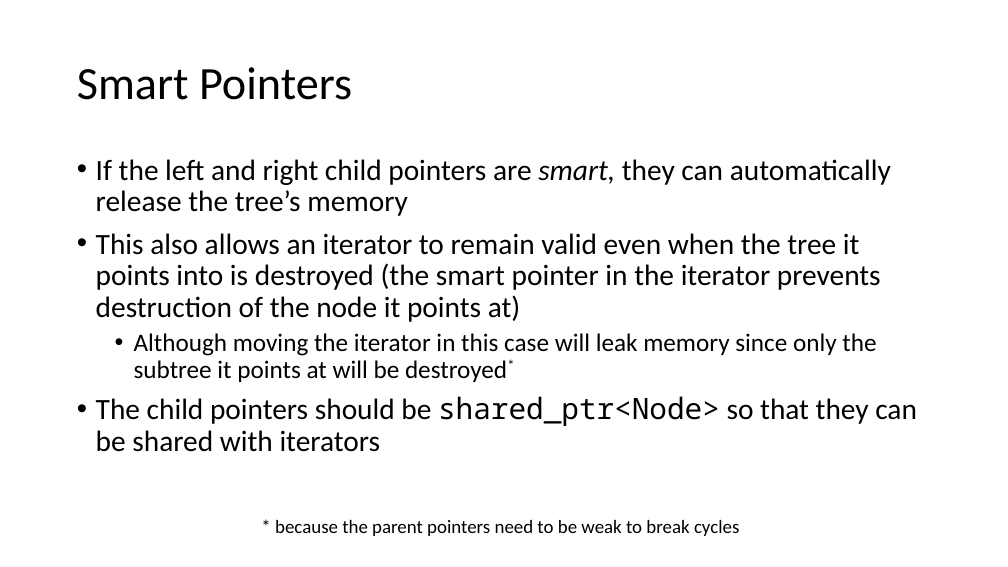
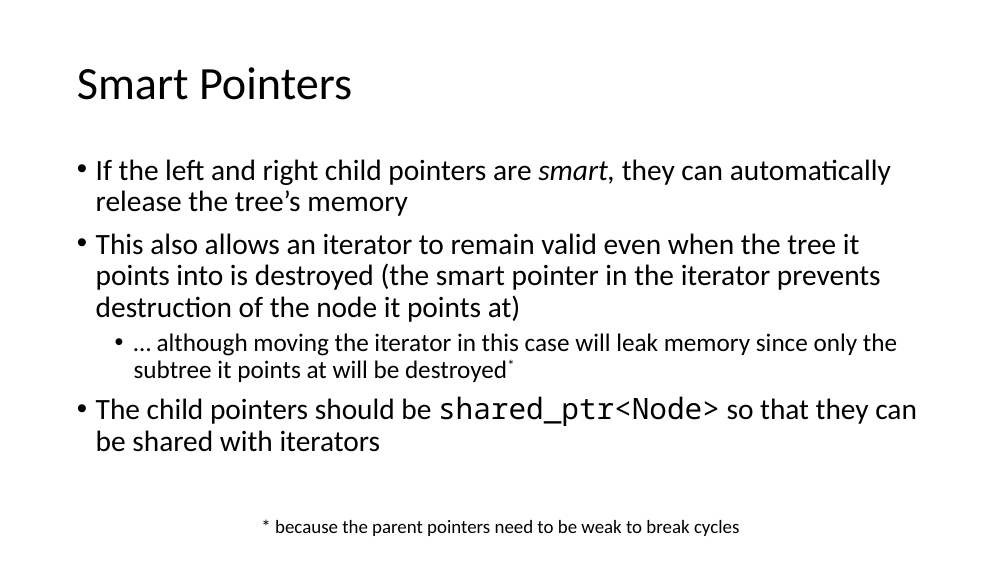
Before and after one commit to pchapin/cpp, a slide deck: slide 19 of SplayTree/SplayTrees.pptx. Drawn at 1008x567 pixels with LibreOffice and Linux fonts; fonts in the diff are those of the drawing. Boxes give left, top, right and bottom in pixels: in the first picture for what was removed or moved away, otherwise in the second. Text is boxed around its words. In the diff, an @@ line names an element or a change of style, - is before the commit and + after.

```diff
--- a/SplayTree/SplayTrees.pptx
+++ b/SplayTree/SplayTrees.pptx
@@ text at (x1=134, y1=333, x2=897, y2=382): text changed @@
-  • Although moving the iterator in this case will leak memory since only the subtree it points at will be destroyed*
+  • … although moving the iterator in this case will leak memory since only the subtree it points at will be destroyed*
```
Also in this commit, not shown: 8 other slides changed, 4 slides added.
